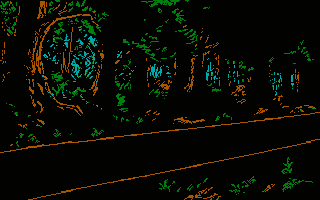
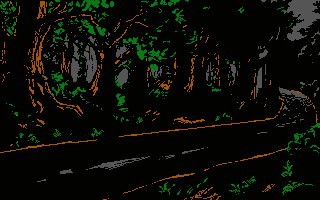
Layer changes from the first 320px x 200px image to the second:
removed layer "Layer 2" over [28, 132, 320, 200]
removed layer "Layer 1" over [296, 0, 317, 13]
removed layer "Background" over [28, 0, 320, 200]
